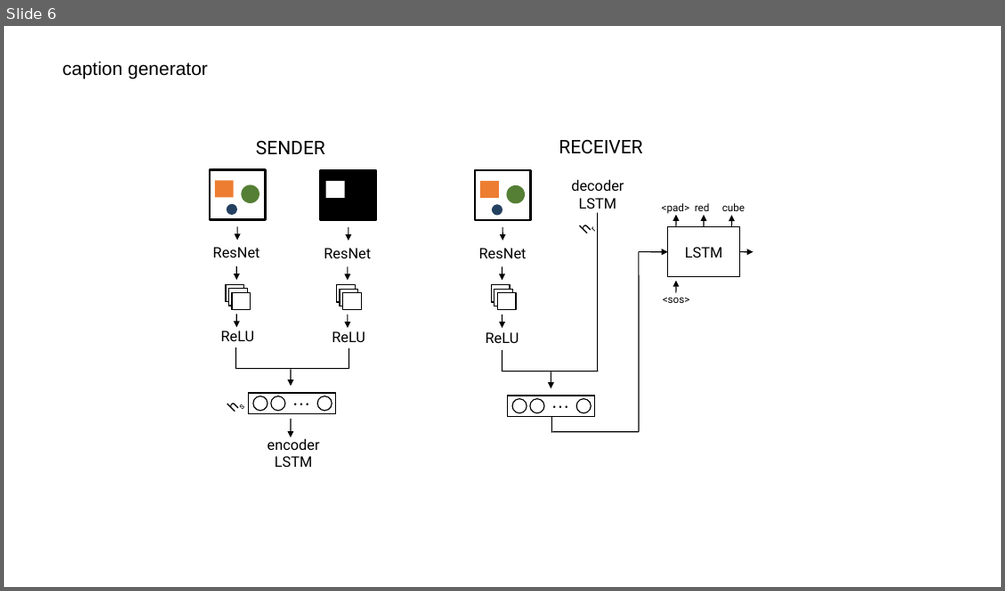
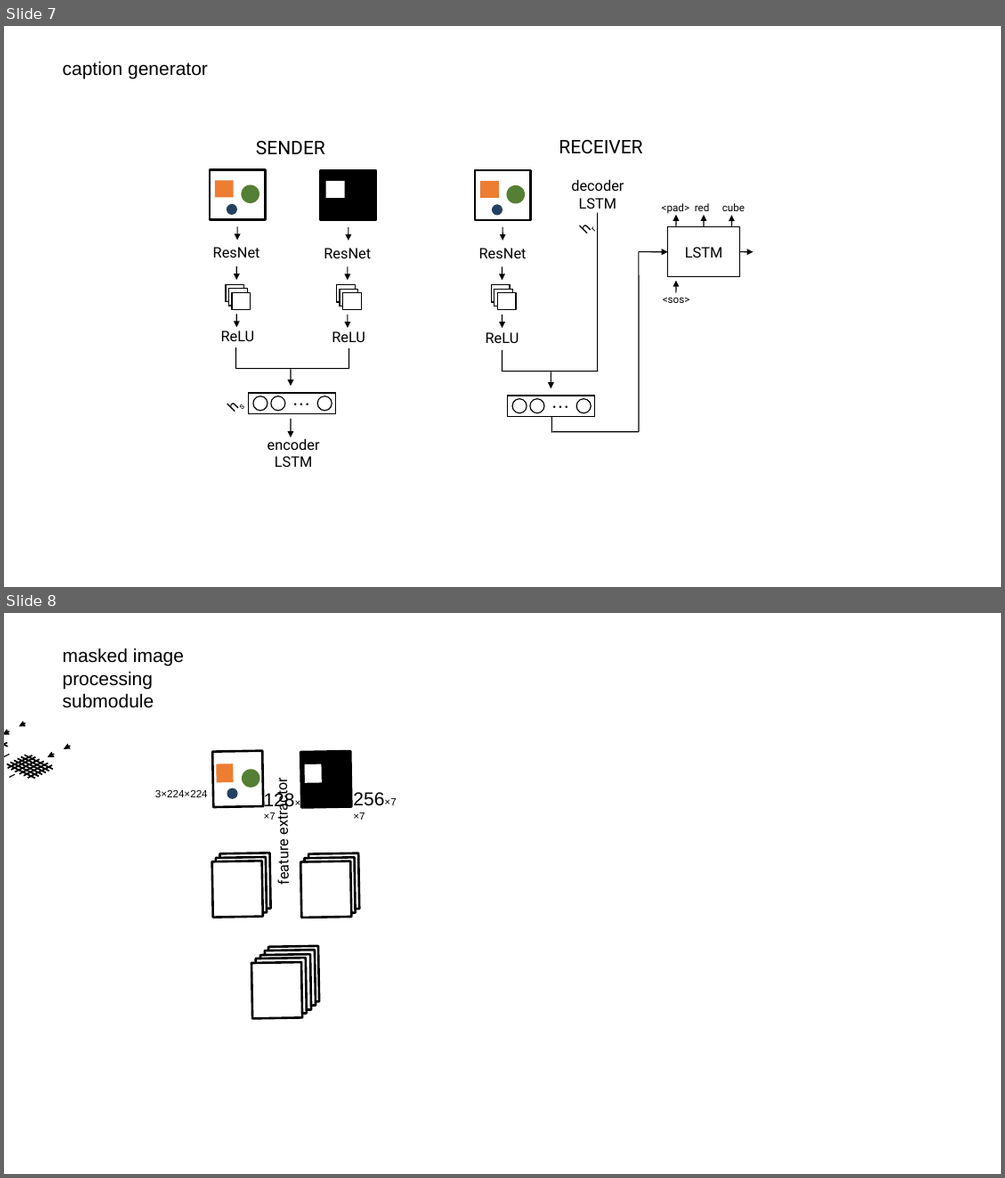
Before and after one commit to mappelgren/to-your-left, a slide deck: thesis/figures/schema.odp. Shown one above the other, each under a label of ours: slide 6 before the commit, slides 7 and 8 after it. The pictures are 1005x591 and 1005x1178 pixels, drawn with LibreOffice and Linux fonts; fonts in the diff are those of the drawing. Boxes give left, top, right and bottom in pixels: in the first picture for what was removed or moved away, otherwise in the second. Text is boxed around its words. In the diff, an @@ line names an element or a change of style, - is before the commit and + after.

```diff
--- a/thesis/figures/schema.odp
+++ b/thesis/figures/schema.odp
@@ slide 8 added at (x1=4, y1=613, x2=1001, y2=1174), background #FFFFFF @@
@@ text added at (x1=63, y1=648, x2=184, y2=708), 18 pt, text #000000 @@
+masked image processing submodule
@@ group added at (x1=4, y1=722, x2=359, y2=1018): 16 lines, 15 rectangles, 4 arrows, 2 ellipses, 1 text @@
+feature extractor
@@ text added at (x1=155, y1=790, x2=208, y2=797), 10 pt, text #000000 @@
+3×224×224
@@ text added at (x1=264, y1=791, x2=307, y2=819), 10 pt, text #000000 @@
+128×7×7
@@ text added at (x1=353, y1=792, x2=396, y2=819), 10 pt, text #000000 @@
+256×7×7
@@ what was slide 6 is now slide 7 @@
```
Also in this commit, not shown: 2 slides changed, 2 other slides added, 10 other files.
